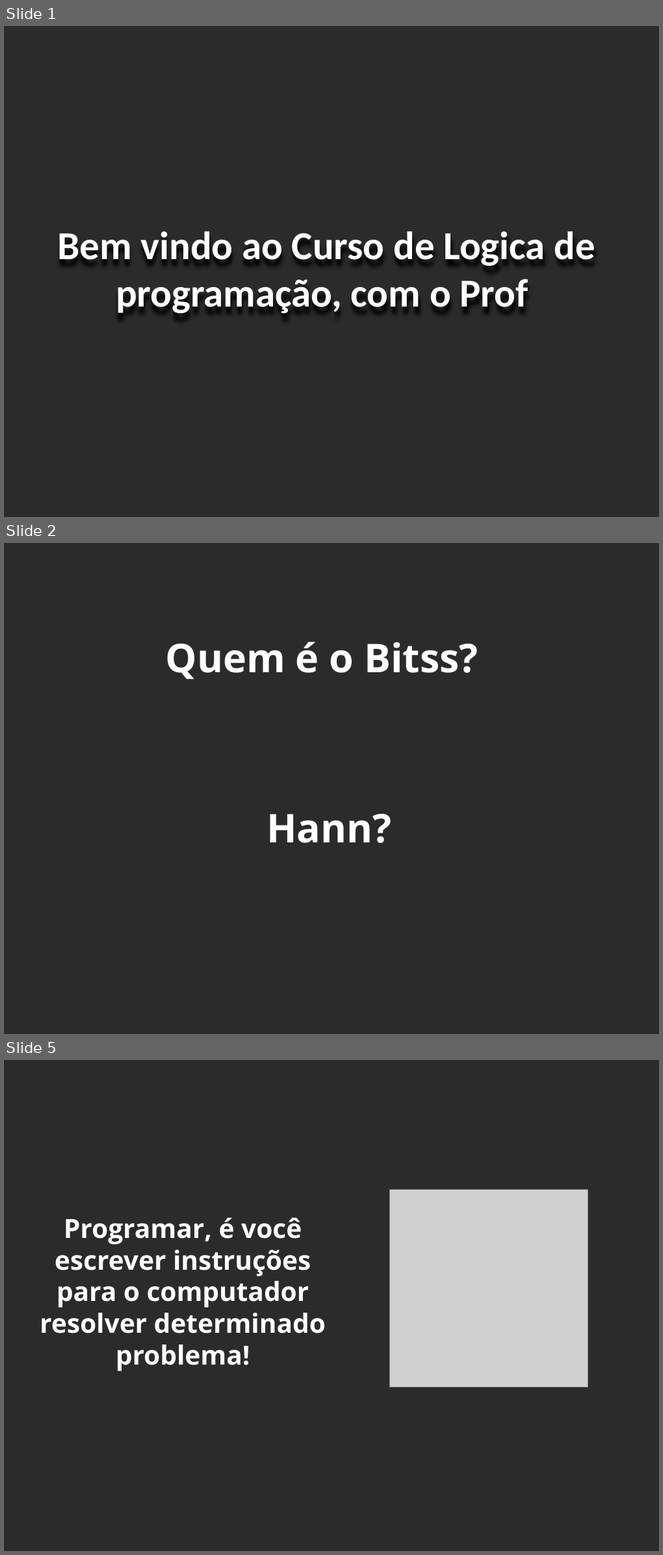
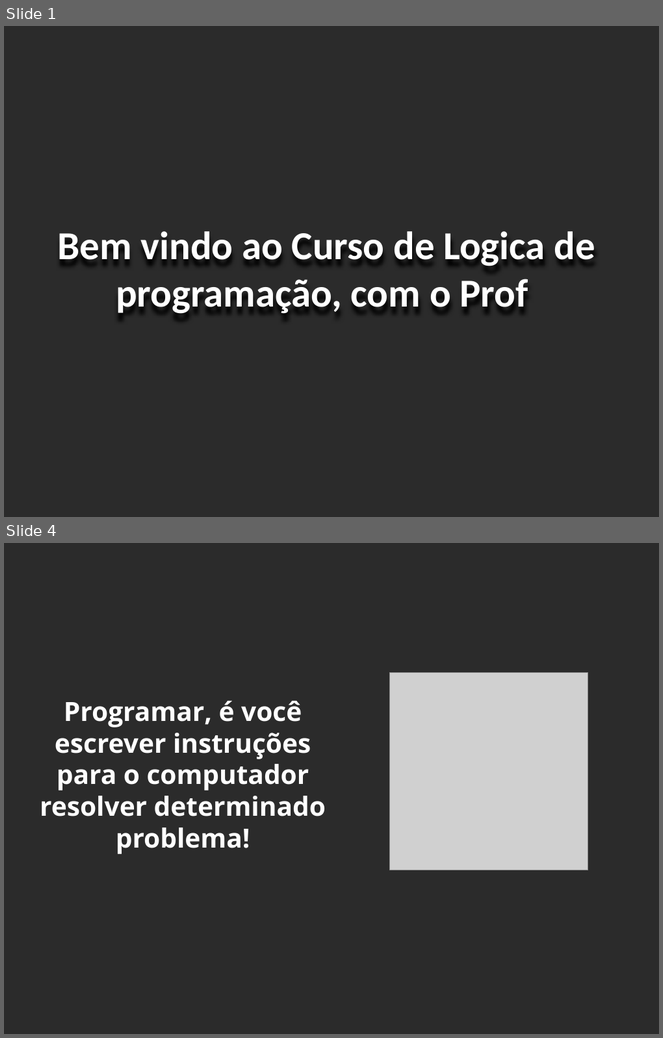
Before and after one commit to DiogenesDv/delivery, a slide deck: Curso_Logina/Curso de logica de programação com o Bitss.odp. Shown one above the other, each under a label of ours: slides 1, 2 and 5 before the commit, slides 1 and 4 after it; the slides between them are not shown. The pictures are 663x1555 and 663x1038 pixels, drawn with LibreOffice and Linux fonts; fonts in the diff are those of the drawing; grey boxes stand for pictures; background and template pictures are left out; a plain dark background stands for a picture behind light text. Boxes give left, top, right and bottom in pixels: in the first picture for what was removed or moved away, otherwise in the second. Text is boxed around its words. In the diff, an @@ line names an element or a change of style, - is before the commit and + after.

```diff
--- a/Curso_Logina/Curso de logica de programação com o Bitss.odp
+++ b/Curso_Logina/Curso de logica de programação com o Bitss.odp
@@ slide 2 removed at (4, 543, 659, 1034), background picture (left out) @@
@@ title removed at (166, 642, 478, 679) @@
-Quem é o Bitss?
@@ title removed at (267, 814, 392, 843) @@
-Hann?
@@ what was slide 5 is now slide 4 @@
```
Also in this commit, not shown: 2 slides changed, 1 slide added, 2 other slides removed, 3 other files.
